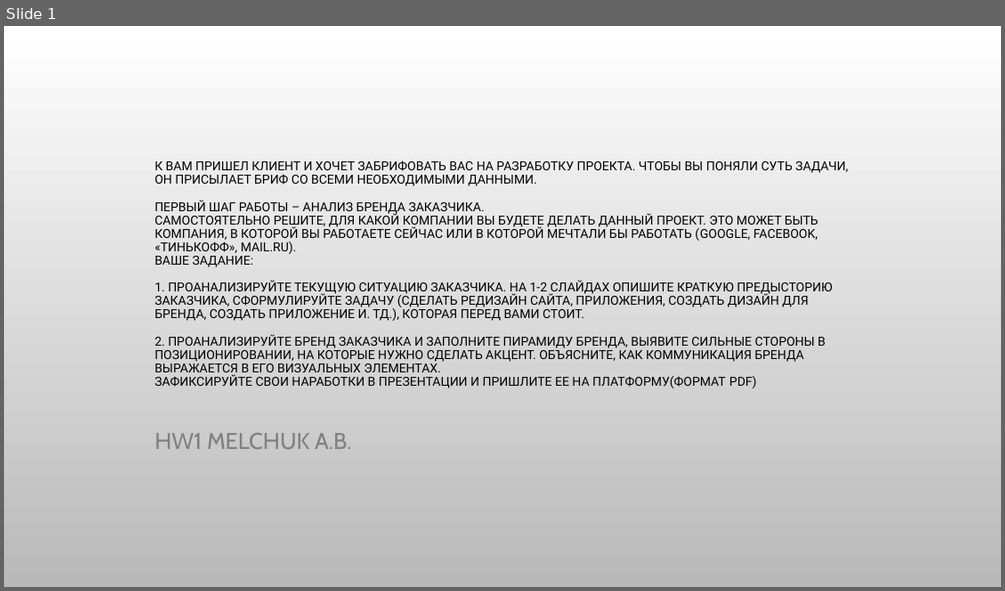
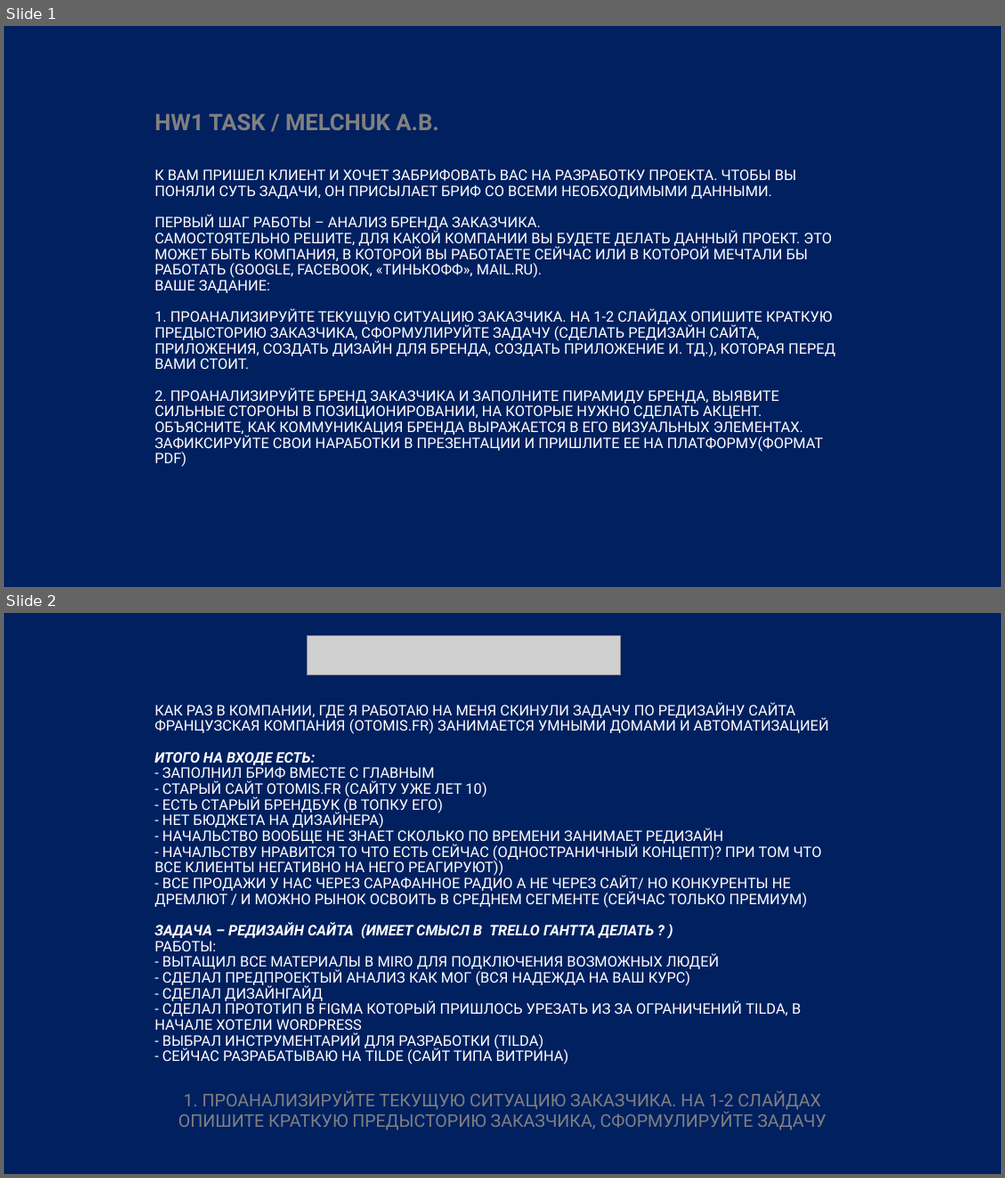
Before and after one commit to mindblower5000/gu-ui-ux, a slide deck: hw1-melchuk.pptx. Shown one above the other, each under a label of ours: slide 1 before the commit, slides 1 and 2 after it. The pictures are 1005x591 and 1005x1178 pixels, drawn with LibreOffice and Linux fonts; fonts in the diff are those of the drawing; grey boxes stand for pictures; background and template pictures are left out. Boxes give left, top, right and bottom in pixels: in the first picture for what was removed or moved away, otherwise in the second. Text is boxed around its words. In the diff, an @@ line names an element or a change of style, - is before the commit and + after.

```diff
--- a/hw1-melchuk.pptx
+++ b/hw1-melchuk.pptx
@@ slide 2 added at box(4, 613, 1001, 1174), background #002060 @@
@@ picture added at box(307, 635, 620, 674) @@
@@ title added at box(154, 702, 829, 1064), 14 pt, text #FFFFFF @@
+КАК РАЗ В КОМПАНИИ, ГДЕ Я РАБОТАЮ НА МЕНЯ СКИНУЛИ ЗАДАЧУ ПО РЕДИЗАЙНУ САЙТА
+ФРАНЦУЗСКАЯ КОМПАНИЯ (OTOMIS.FR) ЗАНИМАЕТСЯ УМНЫМИ ДОМАМИ И АВТОМАТИЗАЦИЕЙ
+ИТОГО НА ВХОДЕ ЕСТЬ:
+- ЗАПОЛНИЛ БРИФ ВМЕСТЕ С ГЛАВНЫМ
+- СТАРЫЙ САЙТ OTOMIS.FR (САЙТУ УЖЕ ЛЕТ 10)
+- ЕСТЬ СТАРЫЙ БРЕНДБУК (В ТОПКУ ЕГО)
+- НЕТ БЮДЖЕТА НА ДИЗАЙНЕРА)
+- НАЧАЛЬСТВО ВООБЩЕ НЕ ЗНАЕТ СКОЛЬКО ПО ВРЕМЕНИ ЗАНИМАЕТ РЕДИЗАЙН
+- НАЧАЛЬСТВУ НРАВИТСЯ ТО ЧТО ЕСТЬ СЕЙЧАС (ОДНОСТРАНИЧНЫЙ КОНЦЕПТ)? ПРИ ТОМ ЧТО ВСЕ КЛИЕНТЫ НЕГАТИВНО НА НЕГО РЕАГИРУЮТ))
+- ВСЕ ПРОДАЖИ У НАС ЧЕРЕЗ САРАФАННОЕ РАДИО А НЕ ЧЕРЕЗ САЙТ/ НО КОНКУРЕНТЫ НЕ ДРЕМЛЮТ / И МОЖНО РЫНОК ОСВОИТЬ В СРЕДНЕМ СЕГМЕНТЕ (СЕЙЧАС ТОЛЬКО ПРЕМИУМ)
+ЗАДАЧА – РЕДИЗАЙН САЙТА (ИМЕЕТ СМЫСЛ В TRELLO ГАНТТА ДЕЛАТЬ ? )
+РАБОТЫ:
+- ВЫТАЩИЛ ВСЕ МАТЕРИАЛЫ В MIRO ДЛЯ ПОДКЛЮЧЕНИЯ ВОЗМОЖНЫХ ЛЮДЕЙ
+- СДЕЛАЛ ПРЕДПРОЕКТЫЙ АНАЛИЗ КАК МОГ (ВСЯ НАДЕЖДА НА ВАШ КУРС)
+- СДЕЛАЛ ДИЗАЙНГАЙД
+- СДЕЛАЛ ПРОТОТИП В FIGMA КОТОРЫЙ ПРИШЛОСЬ УРЕЗАТЬ ИЗ ЗА ОГРАНИЧЕНИЙ TILDA, В НАЧАЛЕ ХОТЕЛИ WORDPRESS
+- ВЫБРАЛ ИНСТРУМЕНТАРИЙ ДЛЯ РАЗРАБОТКИ (TILDA)
+- СЕЙЧАС РАЗРАБАТЫВАЮ НА TILDE (САЙТ ТИПА ВИТРИНА)
@@ subtitle added at box(178, 1090, 825, 1130), 16.8 pt, text #808080 @@
+1. ПРОАНАЛИЗИРУЙТЕ ТЕКУЩУЮ СИТУАЦИЮ ЗАКАЗЧИКА. НА 1-2 СЛАЙДАХ ОПИШИТЕ КРАТКУЮ ПРЕДЫСТОРИЮ ЗАКАЗЧИКА, СФОРМУЛИРУЙТЕ ЗАДАЧУ
@@ slide 1 changed as well @@
@@ background picture (left out) to #002060 @@
@@ subtitle at box(154, 113, 439, 130): text changed; font Cabin to Roboto; bold on @@
-HW1 MELCHUK A.B.
+HW1 TASK / MELCHUK A.B.
@@ title "К ВАМ ПРИШЕЛ КЛИЕНТ И ...": place and size @@
-title "К ВАМ ПРИШЕЛ КЛИЕНТ И ..." at box(154, 160, 848, 388)
+title "К ВАМ ПРИШЕЛ КЛИЕНТ И ..." at box(154, 169, 835, 467)
@@ title "К ВАМ ПРИШЕЛ КЛИЕНТ И ..." at box(154, 169, 835, 467): size 12 to 14 pt, text colour #000000 to #FFFFFF @@
```
Also in this commit, not shown: 2 other slides added, 1 slide removed, 2 other files.
